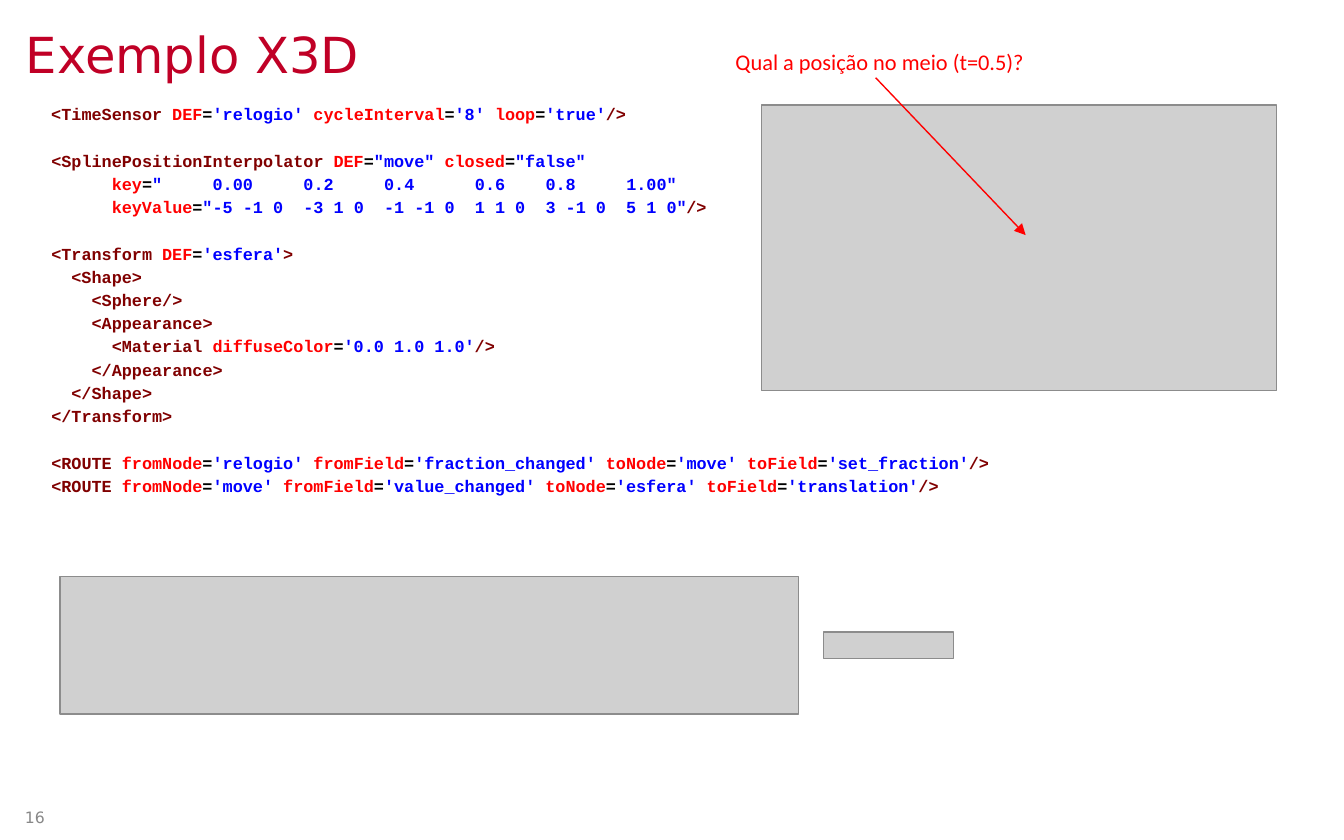
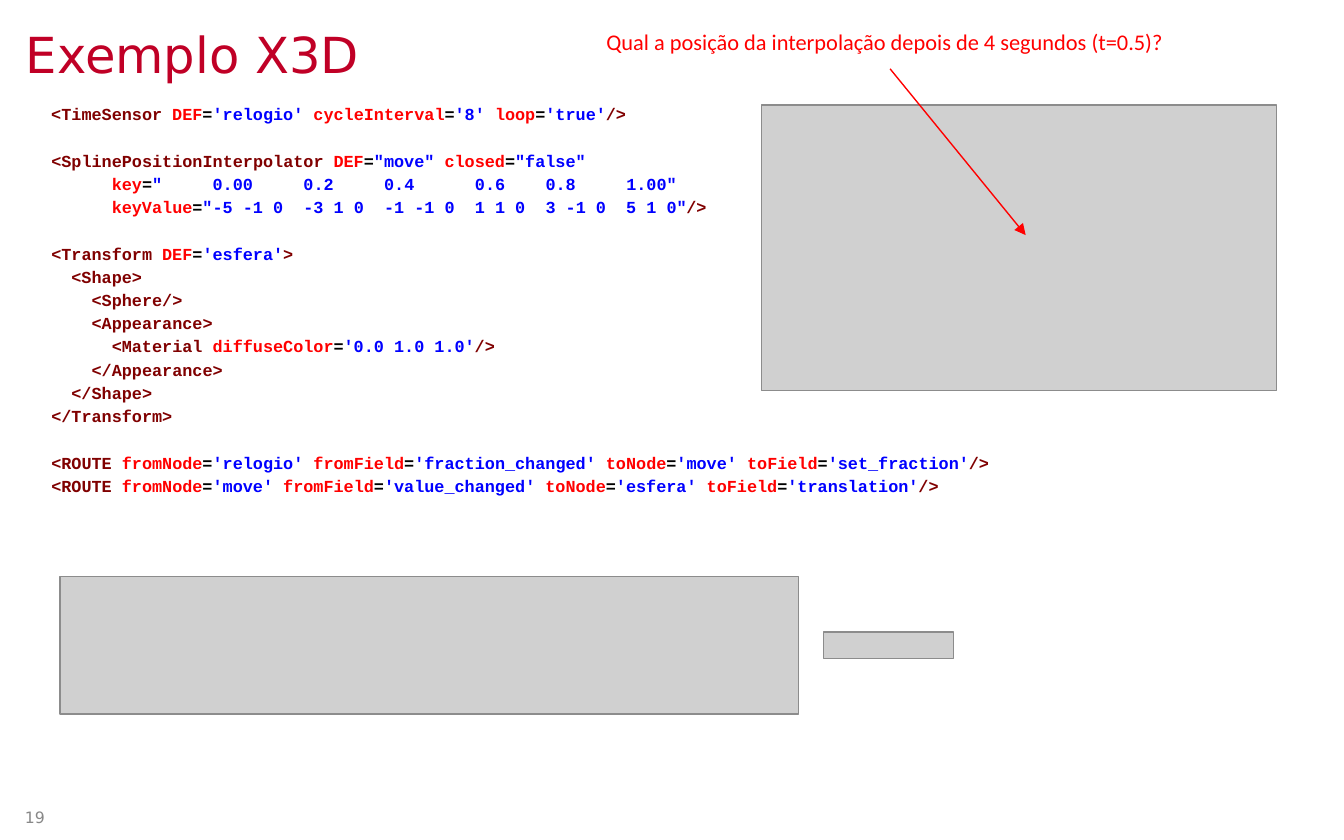
Before and after one commit to lpsoares/ComputacaoGrafica, a slide deck: slide 19 of content/aulas/16-revisao4/aula16_revisao4.pptx (slide 16 before the commit). Drawn at 1344x840 pixels with LibreOffice and Linux fonts; fonts in the diff are those of the drawing; grey boxes stand for pictures; background and template pictures are left out. Boxes give left, top, right and bottom in pixels: in the first picture for what was removed or moved away, otherwise in the second. Text is boxed around its words. In the diff, an @@ line names an element or a change of style, - is before the commit and + after.

```diff
--- a/content/aulas/16-revisao4/aula16_revisao4.pptx
+++ b/content/aulas/16-revisao4/aula16_revisao4.pptx
@@ text at [606,34,1163,54]: text changed @@
-Qual a posição no meio (t=0.5)?
+Qual a posição da interpolação depois de 4 segundos (t=0.5)?
@@ arrow moved from (876, 78) - (1025, 235) to (890, 69) - (1025, 235) @@
@@ page number at [25,811,45,823]: text changed @@
-16
+19
```
Also in this commit, not shown: 7 other slides changed, 3 slides added.
